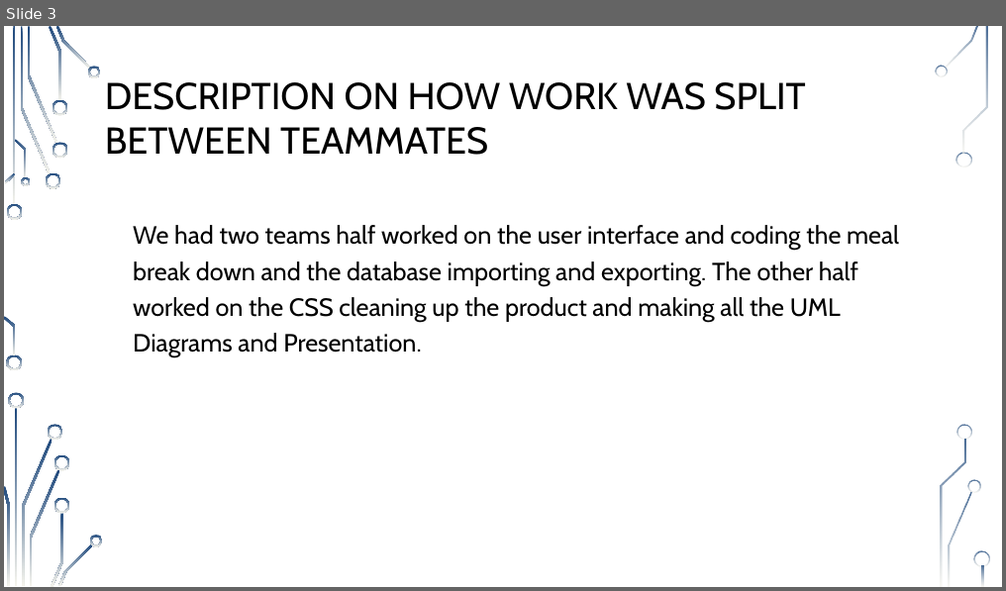
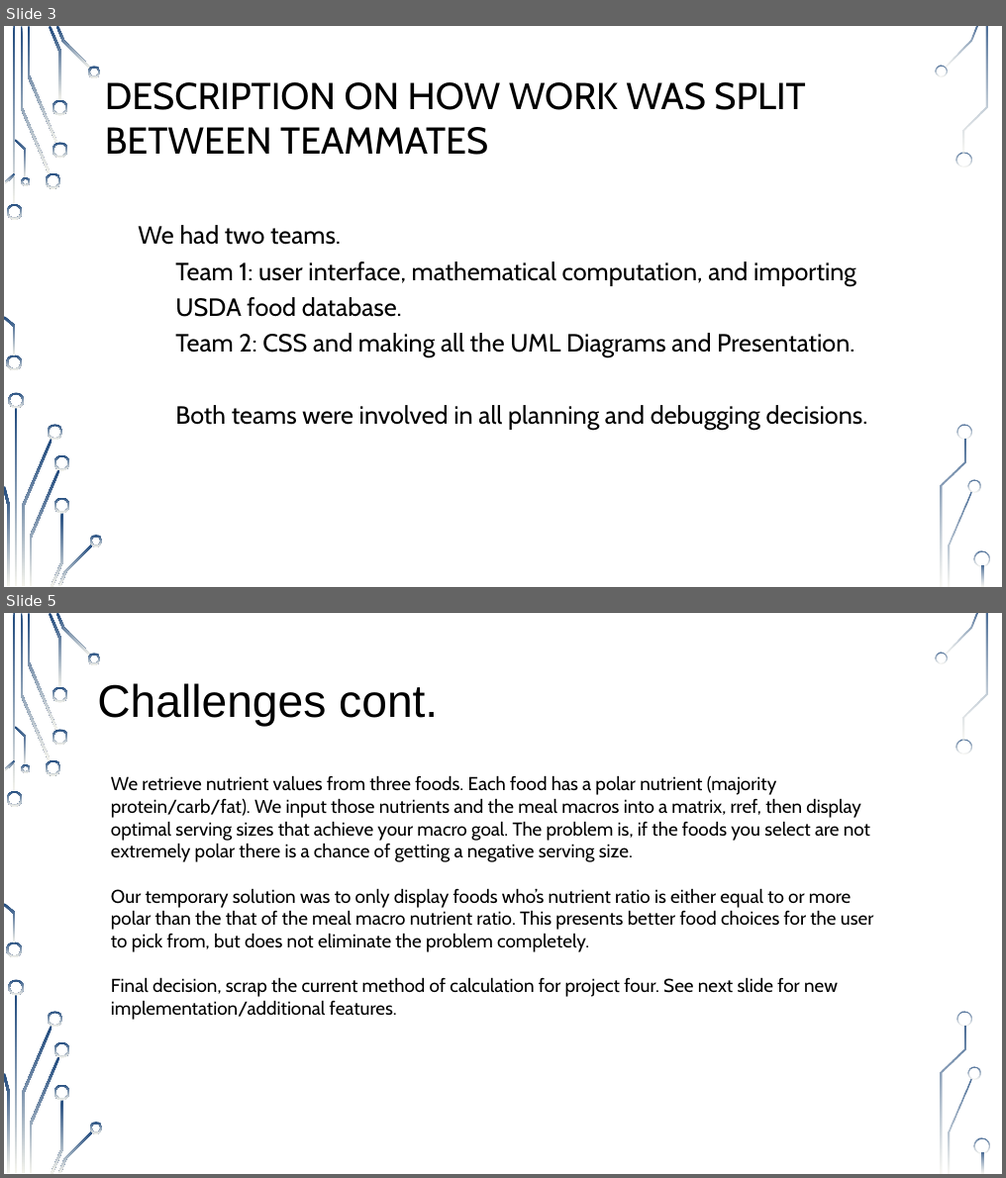
Before and after one commit to ajuhl/MacroPrepFinal, a slide deck: Documentation/EECS_448 Project 3.pptx. Shown one above the other, each under a label of ours: slide 3 before the commit, slides 3 and 5 after it; the slides between them are not shown. The pictures are 1006x591 and 1006x1178 pixels, drawn with LibreOffice and Linux fonts; fonts in the diff are those of the drawing; background and template pictures are left out. Boxes give left, top, right and bottom in pixels: in the first picture for what was removed or moved away, otherwise in the second. Text is boxed around its words. In the diff, an @@ line names an element or a change of style, - is before the commit and + after.

```diff
--- a/Documentation/EECS_448 Project 3.pptx
+++ b/Documentation/EECS_448 Project 3.pptx
@@ slide 5 added at (4, 613, 1002, 1174), background picture (left out); not listed: 36 template elements that a slide beside it also shows @@
@@ title added at (97, 683, 438, 727), 44 pt, text #000000 @@
+Challenges cont.
@@ text added at (111, 775, 873, 1020), 18 pt, text #000000 @@
+We retrieve nutrient values from three foods. Each food has a polar nutrient (majority protein/carb/fat). We input those nutrients and the meal macros into a matrix, rref, then display optimal serving sizes that achieve your macro goal. The problem is, if the foods you select are not extremely polar there is a chance of getting a negative serving size.
+Our temporary solution was to only display foods who’s nutrient ratio is either equal to or more polar than the that of the meal macro nutrient ratio. This presents better food choices for the user to pick from, but does not eliminate the problem completely.
+Final decision, scrap the current method of calculation for project four. See next slide for new implementation/additional features.
@@ slide 3 changed as well @@
@@ text at (138, 225, 868, 430): text changed @@
-• We had two teams half worked on the user interface and coding the meal break down and the database importing and exporting. The other half worked on the CSS cleaning up the product and making all the UML Diagrams and Presentation.
+• We had two teams.
+  • Team 1: user interface, mathematical computation, and importing USDA food database.
+  • Team 2: CSS and making all the UML Diagrams and Presentation.
+  • Both teams were involved in all planning and debugging decisions.
```
Also in this commit, not shown: 4 other slides changed, 1 other slide added, 1 slide removed.
